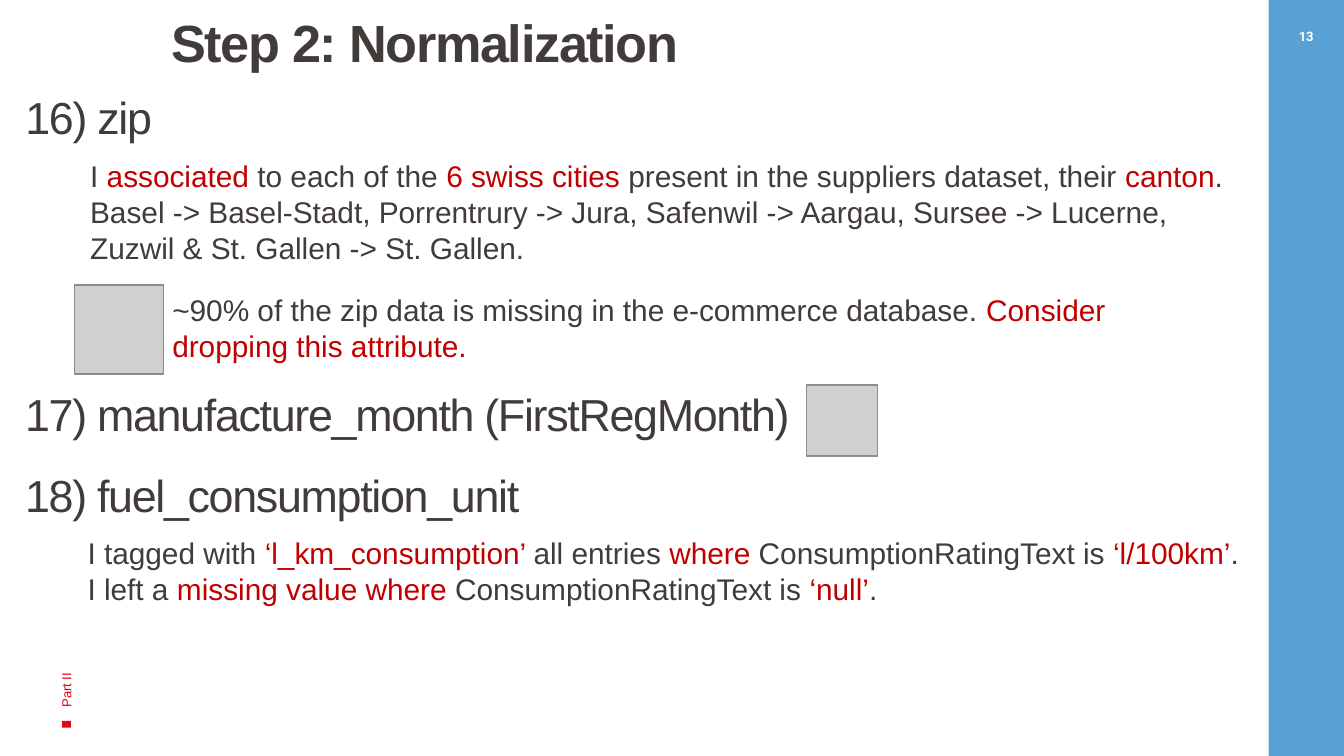
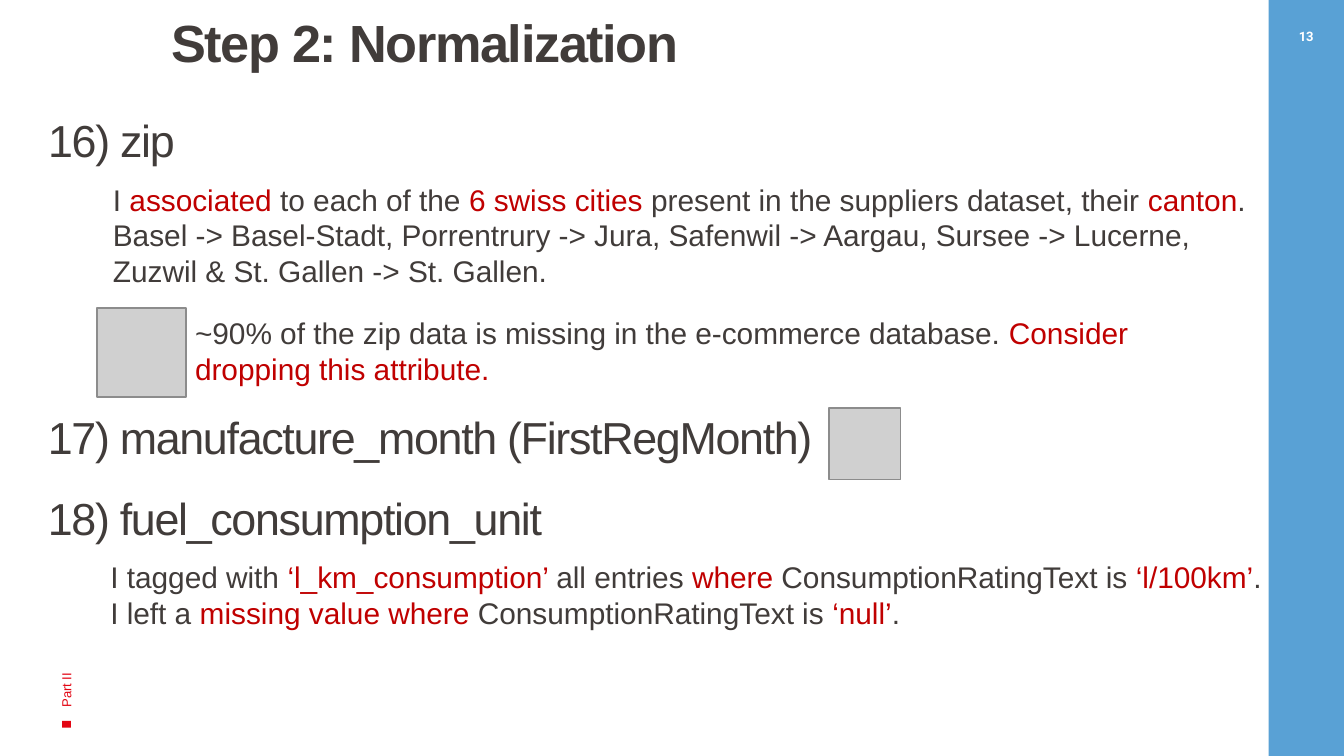
Before and after one commit to pierluigisegatto/Onedot_remote_data_task, a slide deck: slide 14 of customer_presentation/onedot_customer_presentation.pptx. Drawn at 1344x756 pixels with LibreOffice and Linux fonts; fonts in the diff are those of the drawing; grey boxes stand for pictures; background and template pictures are left out. Boxes give left, top, right and bottom in pixels: in the first picture for what was removed or moved away, otherwise in the second. Text is boxed around its words. In the diff, an @@ line names an element or a change of style, - is before the commit and + after.

```diff
--- a/customer_presentation/onedot_customer_presentation.pptx
+++ b/customer_presentation/onedot_customer_presentation.pptx
@@ text "I associated to each of ...": place and size @@
-text "I associated to each of ..." at [90,165,1223,260]
+text "I associated to each of ..." at [113,189,1246,283]
@@ text "~90% of the zip data ...": place and size @@
-text "~90% of the zip data ..." at [172,299,1105,362]
+text "~90% of the zip data ..." at [195,322,1128,385]
@@ 4 texts, 2 pictures, 1 rectangle: place and size @@
-4 texts, 2 pictures, 1 rectangle at [25,101,1239,606]
+4 texts, 2 pictures, 1 rectangle at [48,124,1262,629]
```
Also in this commit, not shown: 11 other slides changed, 2 other files.
